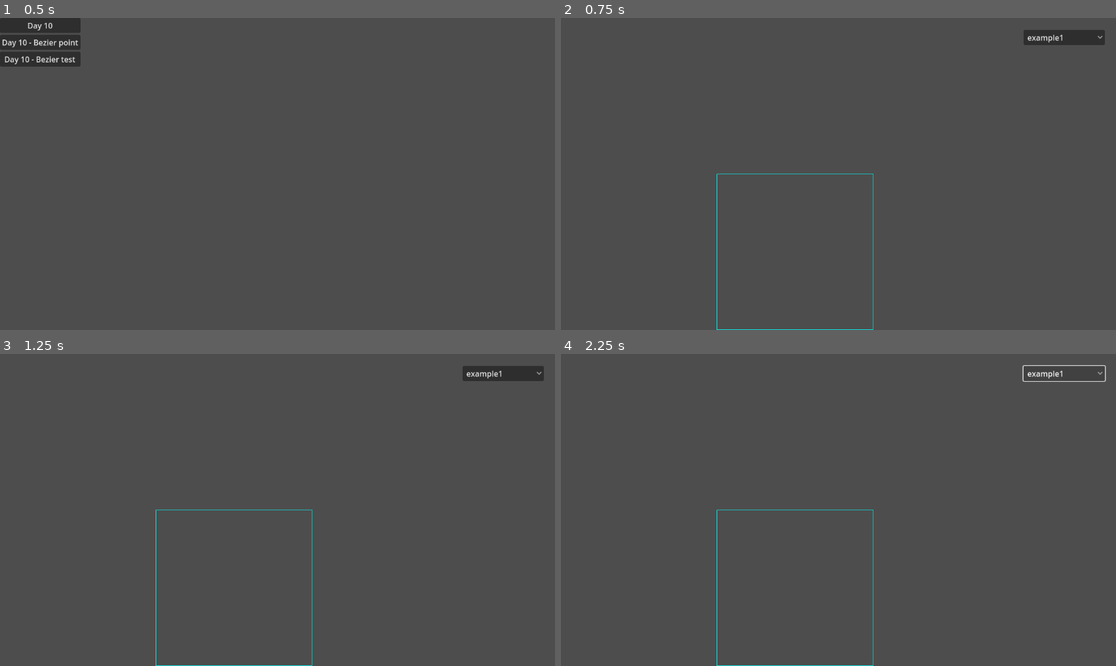
Above: before the commit, frames 1-4 (two rows, left to right).
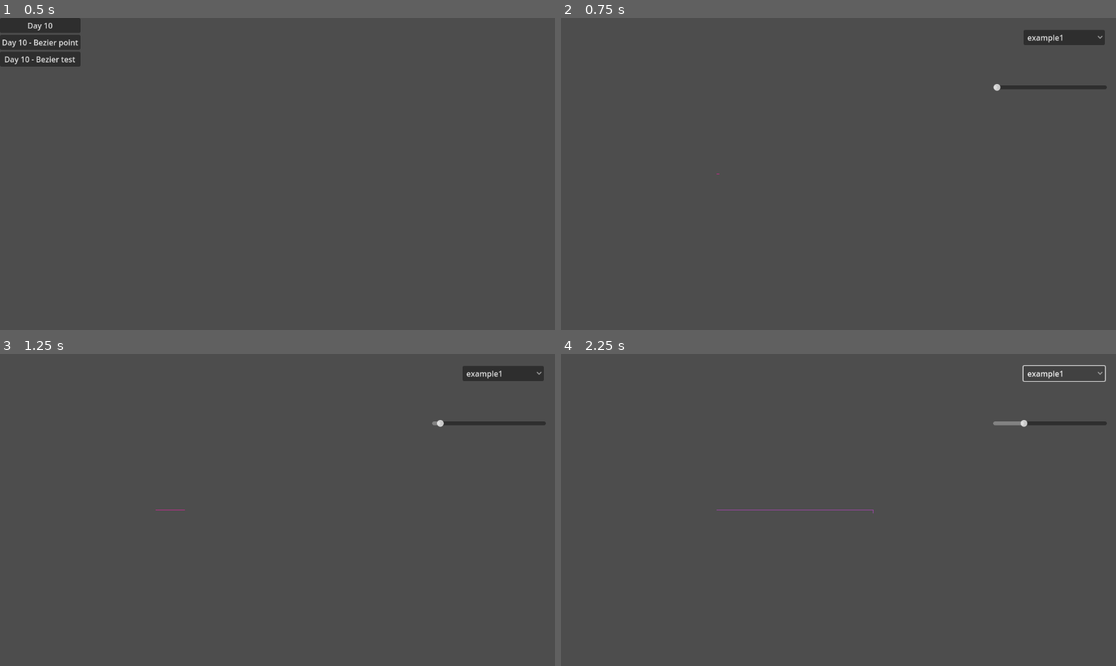
Above: after the commit, the same moments.

Repository: MikulasZelinka/advent-of-godot-2023
Game: Godot game, scene res://scenes/main.tscn
The game is run twice, just before and just after one commit, with the same random seed, the same clock (stepped at 60 frames per second) and the same inputs.
Inputs:
- Up to frame 1 (0.5 s): no input
- Up to frame 2 (0.75 s): click "Day 10" at 0.5 s
- Up to frame 3 (1.25 s): no input
- Up to frame 4 (2.25 s): click "example1" at 1.25 s; click "example1" at 2 s

Frame 1 is identical in both runs. In frame 2, 0.5% of the frame differs, in the area x 28-99%, y 21-100%; in frame 3, 0.5%; in frame 4, 0.6%.

Commit message:
feat: animate line draw in day 10

Diff:
--- a/scenes/day-10/day_10.tscn
+++ b/scenes/day-10/day_10.tscn
@@ -1,16 +1,39 @@
-[gd_scene load_steps=4 format=3 uid="uid://mwlu6q5e5stu"]
+[gd_scene load_steps=5 format=3 uid="uid://mwlu6q5e5stu"]
 
 [ext_resource type="PackedScene" uid="uid://cjvnpjnmfhjvp" path="res://scenes/day-10/map.tscn" id="1_lddcx"]
-[ext_resource type="PackedScene" uid="uid://1yfu8xd2u4up" path="res://scenes/day-10/bezier_test.tscn" id="2_cvcji"]
+[ext_resource type="Shader" path="res://scenes/day-10/line.gdshader" id="2_nq1b0"]
 [ext_resource type="PackedScene" uid="uid://jsaqxrg4b7vd" path="res://scenes/day-10/map_select.tscn" id="3_v1rp8"]
+
+[sub_resource type="ShaderMaterial" id="ShaderMaterial_2fmyg"]
+shader = ExtResource("2_nq1b0")
+shader_parameter/progress = 0.0
+shader_parameter/tip = null
+shader_parameter/color_from = Color(0.686275, 0.192157, 0.494118, 1)
+shader_parameter/color_to = Color(0.188235, 0.52549, 0.862745, 1)
 
 [node name="Day10" type="Node2D"]
 
 [node name="Map" parent="." instance=ExtResource("1_lddcx")]
 unique_name_in_owner = true
 
-[node name="BezierTest" parent="." instance=ExtResource("2_cvcji")]
-visible = false
+[node name="Line" type="Line2D" parent="Map"]
+unique_name_in_owner = true
+material = SubResource("ShaderMaterial_2fmyg")
+width = 2.0
+joint_mode = 2
+begin_cap_mode = 2
+end_cap_mode = 2
 
 [node name="MapSelect" parent="." instance=ExtResource("3_v1rp8")]
 unique_name_in_owner = true
+
+[node name="ProgressSlider" type="HSlider" parent="."]
+unique_name_in_owner = true
+offset_left = 897.0
+offset_top = 132.0
+offset_right = 1133.0
+offset_bottom = 156.0
+max_value = 1.0
+step = 0.0
+
+[connection signal="value_changed" from="ProgressSlider" to="Map" method="_on_progress_slider_value_changed"]
--- /dev/null
+++ b/scenes/day-10/line.gdshader
@@ -0,0 +1,30 @@
+shader_type canvas_item;
+
+uniform float progress = 0.0;
+uniform vec2 tip;
+
+uniform vec4 color_from : source_color;
+uniform vec4 color_to : source_color;
+
+
+void vertex() {
+	// Called for every vertex the material is visible on.
+}
+
+void fragment() {
+	// Called for every pixel the material is visible on.
+	// vec4 in_tex = texture(TEXTURE, UV * TIME);
+	// COLOR = in_tex;
+	//COLOR = vec4(sin(TIME), cos(TIME), sin(TIME) * cos(TIME * 4.0), 1.0);
+
+	vec4 base_line = vec4((1.0 - progress) * color_from + progress * color_to);
+
+	COLOR = base_line;
+
+	// COLOR = in_tex * 12.0;
+}
+
+//void light() {
+	// Called for every pixel for every light affecting the CanvasItem.
+	// Uncomment to replace the default light processing function with this one.
+//}
--- a/scenes/day-10/map.gd
+++ b/scenes/day-10/map.gd
@@ -23,63 +23,102 @@
 var coords_to_char: Dictionary
 var pipe_path: Dictionary
 
+@onready var line: Line2D = %Line
+
+var total_points: int = 0
+var progress: float = 0.0
+var point_vectors: Array[Vector2] = []
+var tween: Tween = null
+
+
+func _on_progress_slider_value_changed(value: float) -> void:
+	progress = value
+
+	var max_point_float_to_draw = progress * (total_points - 1)
+	# print("max point float to draw: %s" % max_point_float_to_draw)
+
+	var last_full_point_index = floor(max_point_float_to_draw)
+	var next_point_index = ceil(max_point_float_to_draw)
+
+	line.points = point_vectors.slice(0, last_full_point_index + 1)
+
+	var tip = point_vectors[last_full_point_index].lerp(
+		point_vectors[next_point_index], max_point_float_to_draw - last_full_point_index
+	)
+	line.add_point(tip)
+
+	line.material.set_shader_parameter("progress", progress)
+
+	line.material.set_shader_parameter("tip", tip)
+
 
 func on_map_change(map_name: String):
+	# for c in self.get_children():
+	# c.queue_free()
+
+	if tween != null:
+		tween.kill()
+
+	point_vectors.clear()
+	line.clear_points()
+
 	var result = part1("res://assets/day-10/%s.txt" % map_name)
 
 	coords_to_char = result[0]
 	pipe_path = result[1]
 
-	queue_redraw()
-
-
-func _ready():
-	%MapSelect.map_changed.connect(on_map_change)
-
-
-#	assert(part1("res://assets/example1.txt")[2] == 4)
-#	assert(part1("res://assets/example2.txt")[2] == 8)
-#	print(part1("res://assets/input.txt")[2])
-#
-#	assert(part2("res://assets/example3.txt") == 4)
-#	assert(part2("res://assets/example4.txt") == 8)
-#	assert(part2("res://assets/example5.txt") == 10)
-#	print(part2("res://assets/input.txt"))
-
-#	var result = part1("res://assets/example2.txt")
-#	coords_to_char = result[0]
-#	pipe_path = result[1]
-
-
-func _draw():
-#	draw_string(SystemFont.new(), Vector2(100, 100), str(pipe_path))
-
-#	if not pipe_path:
-#		return
-
 	var keys = pipe_path.keys()
 
 	var size = get_viewport().get_visible_rect().size
 	var window_size = [size.x, size.y].min()
-#	window_size = window_size[window_size.min_axis_index()]
 
 	var max_map_size = 0
 	for pos in keys:
 		if pos.max() > max_map_size:
 			max_map_size = pos.max()
-#	var max_map_size = keys.max().max()
 
 	var scale_factor = window_size / max_map_size
 
 	print("Scale factor %s" % scale_factor)
 
 	for i in range(len(keys)):
-#		print(i)
-#		print(keys)
-		var j = i + 1 if i < len(keys) - 1 else 0
-		draw_line(
-			Vector2(keys[i][0], keys[i][1]) * scale_factor, Vector2(keys[j][0], keys[j][1]) * scale_factor, Color.AQUA
-		)
+		point_vectors.append(Vector2(keys[i][0], keys[i][1]) * scale_factor)
+	point_vectors.append(Vector2(keys[0][0], keys[0][1]) * scale_factor)
+
+	total_points = len(point_vectors)
+
+	const target_tween_duration = 5.0
+	const max_points_per_second = 360.0
+	var min_tween_duration = total_points / max_points_per_second
+
+	var final_tween_duration = max(target_tween_duration, min_tween_duration)
+
+	print("Final tween duration for %s points: %s" % [total_points, final_tween_duration])
+
+	tween = create_tween()
+	# tween.set_process_mode(tween.TWEEN_PROCESS_IDLE)
+	tween.tween_property(%ProgressSlider, "value", 1.0, final_tween_duration).set_trans(tween.TRANS_SINE)
+	tween.tween_interval(1.0)
+	tween.tween_property(%ProgressSlider, "value", 0.0, final_tween_duration / 2).set_trans(tween.TRANS_SINE)
+	tween.tween_interval(0.5)
+	tween.set_loops()
+
+
+func _ready():
+	%MapSelect.map_changed.connect(on_map_change)
+
+	# assert(part1("res://assets/example1.txt")[2] == 4)
+	# assert(part1("res://assets/example2.txt")[2] == 8)
+	# print(part1("res://assets/input.txt")[2])
+
+	# assert(part2("res://assets/example3.txt") == 4)
+	# assert(part2("res://assets/example4.txt") == 8)
+	# assert(part2("res://assets/example5.txt") == 10)
+	# print(part2("res://assets/input.txt"))
+
+	# var result = part1("res://assets/example2.txt")
+	# coords_to_char = result[0]
+	# pipe_path = result[1]
 
 
 func read_file(file_path):
